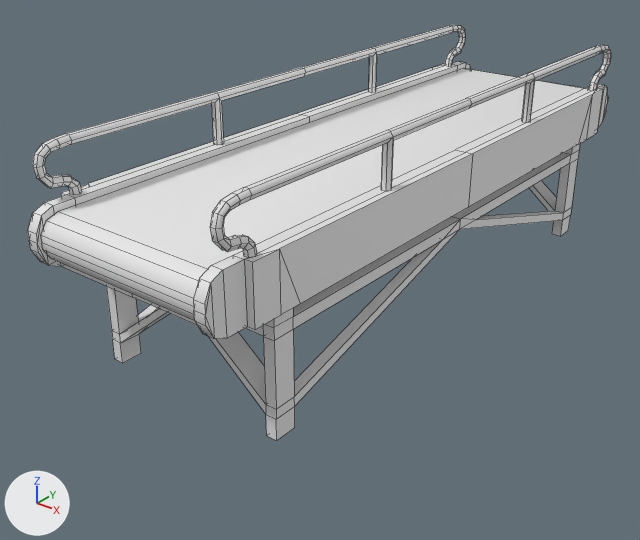
The FBX model Models/FBX/Conveyor belt.fbx as it was, and as the next commit left it.
Before and after are seen from a 50 mm camera at (2.45, -3.53, 2.09) aimed at (-0.15, -0.27, 0.07). Every picture has the same lights, and +X, +Y and +Z are marked at lower left. Mesh edges are drawn as thin lines. Where no turn or scale is listed for an object, it has been applied to the vertices. Vertices at the same position are counted once.

The first picture shows 'ConveyorBelt', 'ConveyorBeltCasing'.
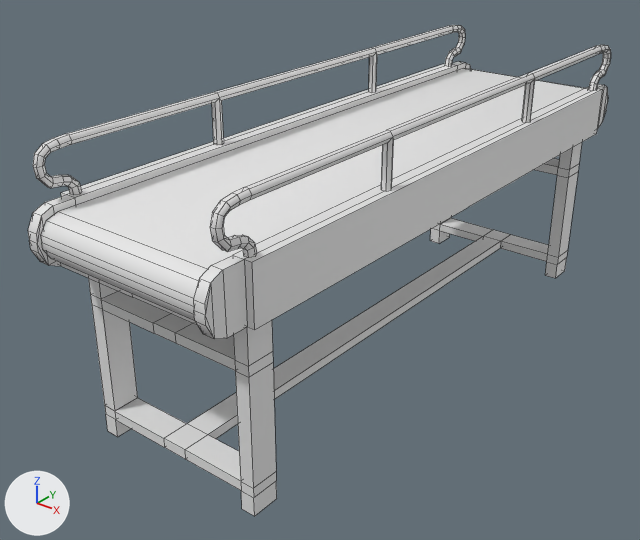
The newer file is also turned or shifted as a whole; pictures and numbers use the older file's frame.

Pixel boxes [x1, y1, x2, y2] of what changed, in the pictures (640 x 540 px):
'ConveyorBeltCasing', reshaped (18% taller)
    before: [28, 25, 611, 441]
    after: [28, 25, 611, 516]
part 1 of me_cylinder_002, added
    after: [88, 143, 582, 516]
part 2 of me_cylinder_002, cut back
    before: [62, 48, 603, 441]
    after: [62, 48, 603, 329]
'ConveyorBelt', unchanged, covered by the edit
    before: [40, 68, 585, 321]
'ConveyorBeltCasing.001', unchanged, uncovered by the edit
    after: [40, 68, 585, 321]

What the commit changed:
me_cylinder_002 is used by ob_conveyorbeltcasing; location (0.0, 0.0, 0.0).
me_cylinder_002 had 589 vertices, 604 faces and spanned x -0.54..0.54, y -1.71..1.71, z -0.08..1.02.
me_cylinder_002 now has 542 vertices, 521 faces and spans x -0.54..0.54, y -1.71..1.71, z -0.41..1.02.
me_cylinder_002 part 1: a new loose piece of 128 vertices spanning x -0.47..0.47, y -1.48..1.48, z -0.41..0.51, in mat_conveyorbelt_casing (white #e7e7e7).
Part 2, on me_cylinder_002:
175 vertices are removed from x -0.54..0.54, y -1.51..1.61, z -0.08..1.02.
238 faces are deleted.
31 new faces join them.
